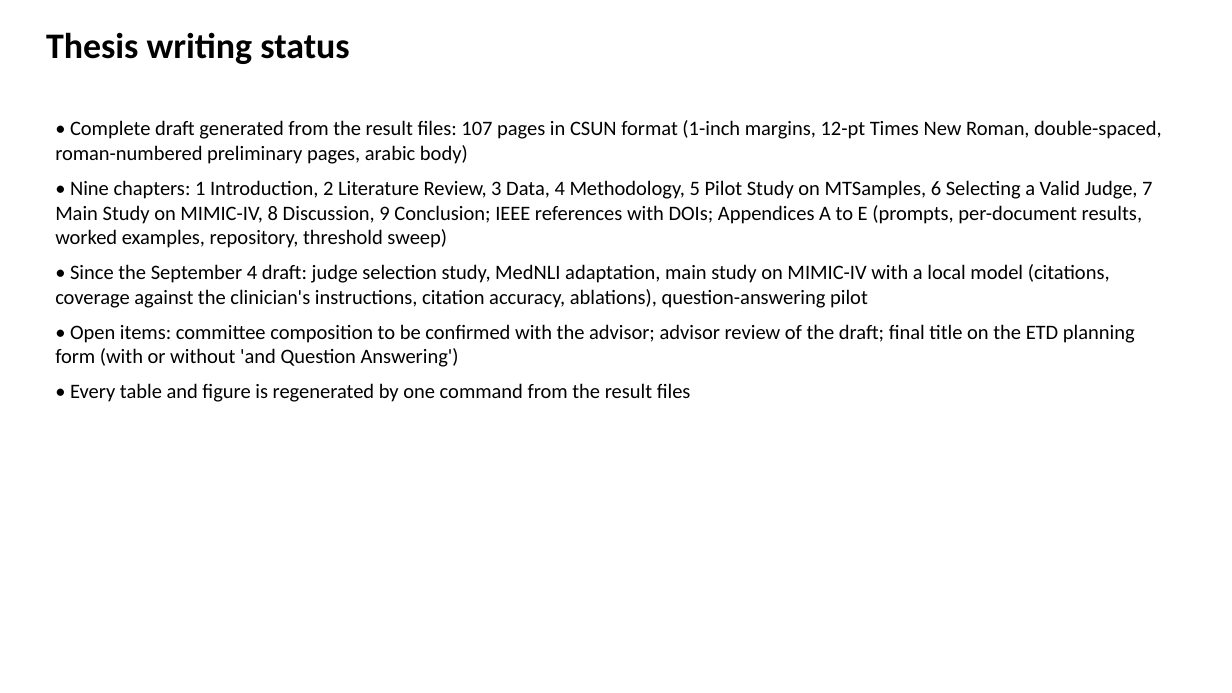
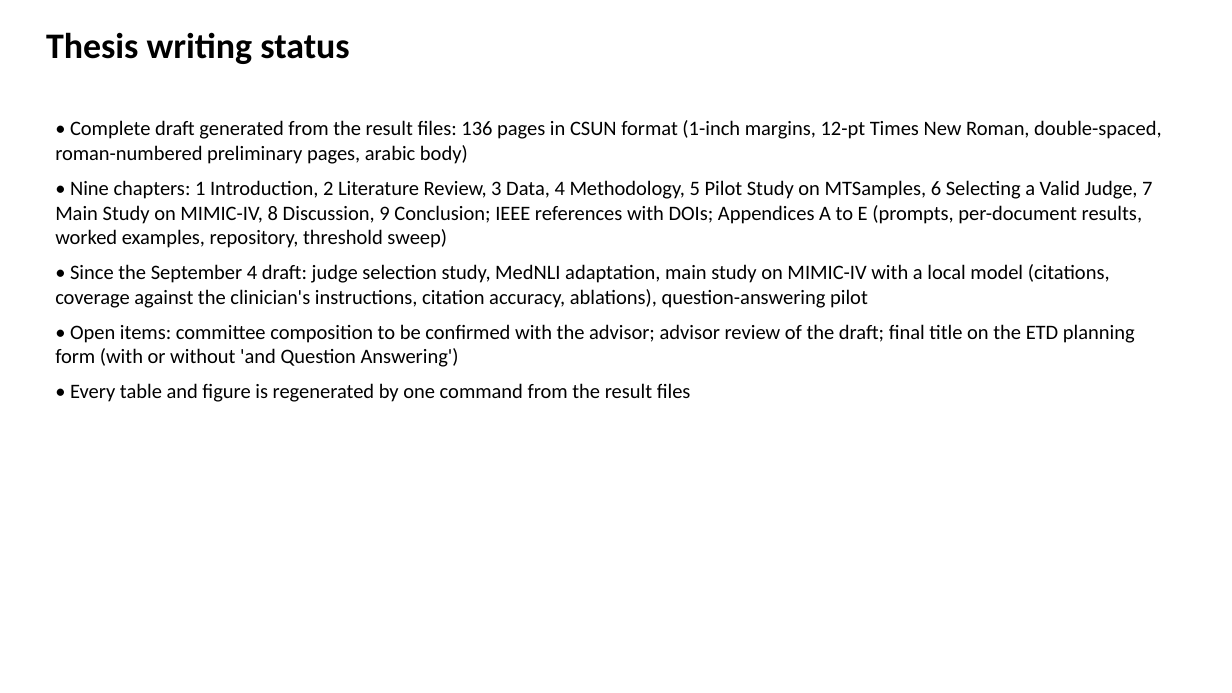
Before and after one commit to slay-a/medical-hallucination-eval, a slide deck: slide 16 of deliverables/Progress_Slides_Fall2026.pptx (slide 12 before the commit). Drawn at 1232x693 pixels with LibreOffice and Linux fonts; fonts in the diff are those of the drawing. Boxes give left, top, right and bottom in pixels: in the first picture for what was removed or moved away, otherwise in the second. Text is boxed around its words. In the diff, an @@ line names an element or a change of style, - is before the commit and + after.

```diff
--- a/deliverables/Progress_Slides_Fall2026.pptx
+++ b/deliverables/Progress_Slides_Fall2026.pptx
@@ text at [55,120,1161,164]: text changed @@
-• Complete draft generated from the result files: 107 pages in CSUN format (1-inch margins, 12-pt Times New Roman, double-spaced, roman-numbered preliminary pages, arabic body)
+• Complete draft generated from the result files: 136 pages in CSUN format (1-inch margins, 12-pt Times New Roman, double-spaced, roman-numbered preliminary pages, arabic body)
```
Also in this commit, not shown: 5 other slides changed, 4 slides added, 14 other files.
